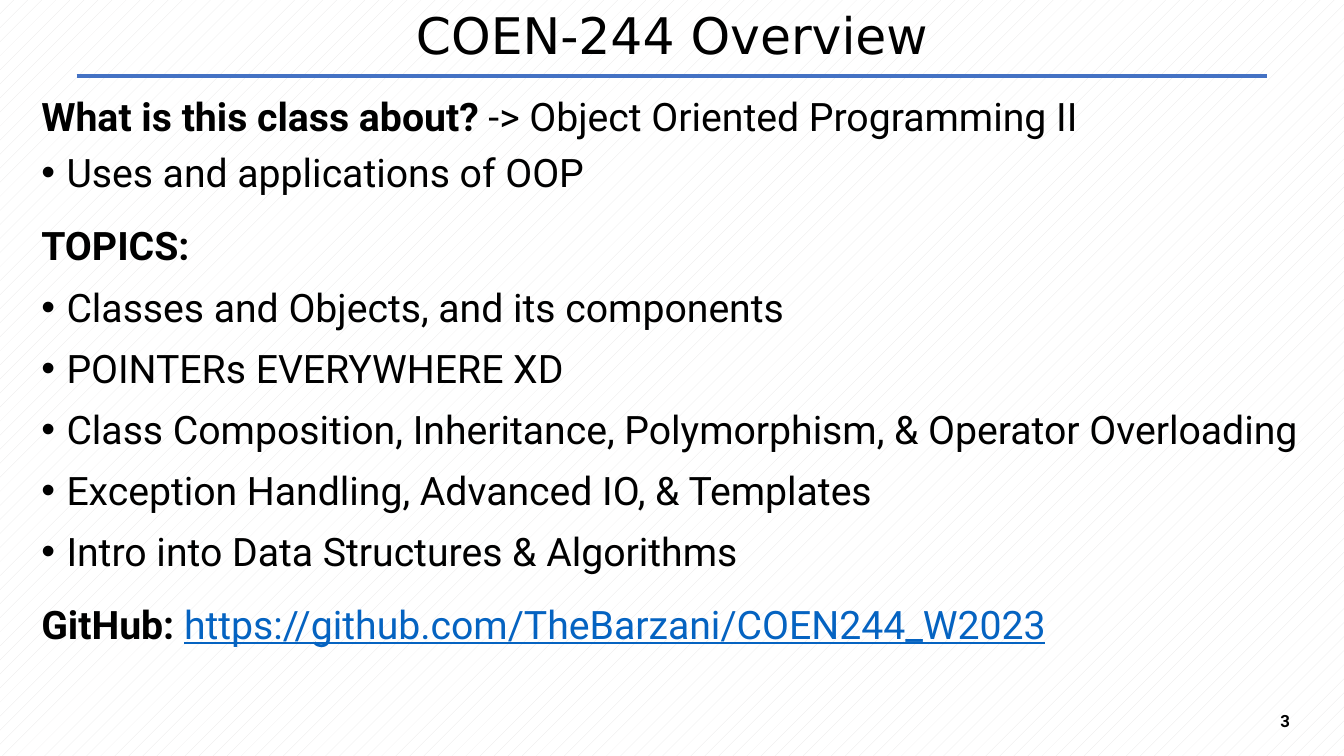
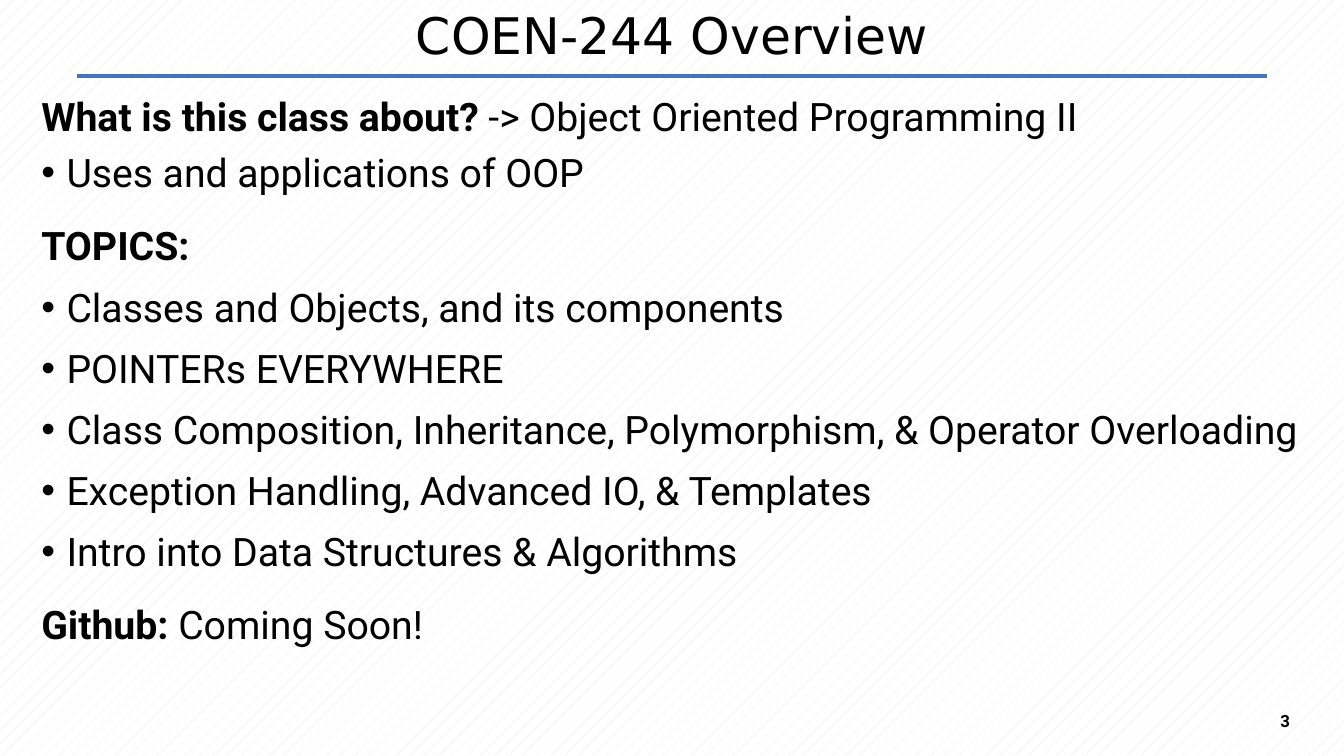
Before and after one commit to yakuman2800/COEN244_F2023, a slide deck: slide 3 of tut1/ppt1.pptx. Drawn at 1344x756 pixels with LibreOffice and Linux fonts; fonts in the diff are those of the drawing. Boxes give left, top, right and bottom in pixels: in the first picture for what was removed or moved away, otherwise in the second. Text is boxed around its words. In the diff, an @@ line names an element or a change of style, - is before the commit and + after.

```diff
--- a/tut1/ppt1.pptx
+++ b/tut1/ppt1.pptx
@@ text at (67, 354, 504, 384): text changed @@
-• POINTERs EVERYWHERE XD
+• POINTERs EVERYWHERE
@@ text at (41, 609, 423, 647): text changed; text colour #0563C1 to #000000 @@
-GitHub: https://github.com/TheBarzani/COEN244_W2023
+Github: Coming Soon!
```
Also in this commit, not shown: 3 other slides changed, 1 slide added, 1 other file.
